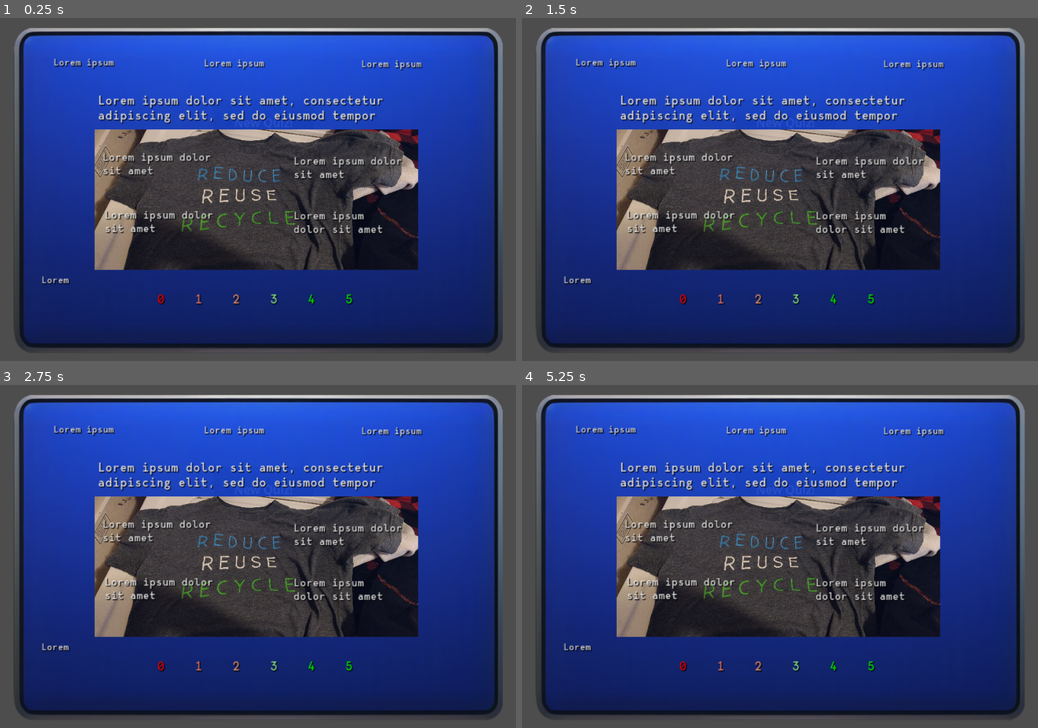
Above: before the commit, frames 1-4 (two rows, left to right).
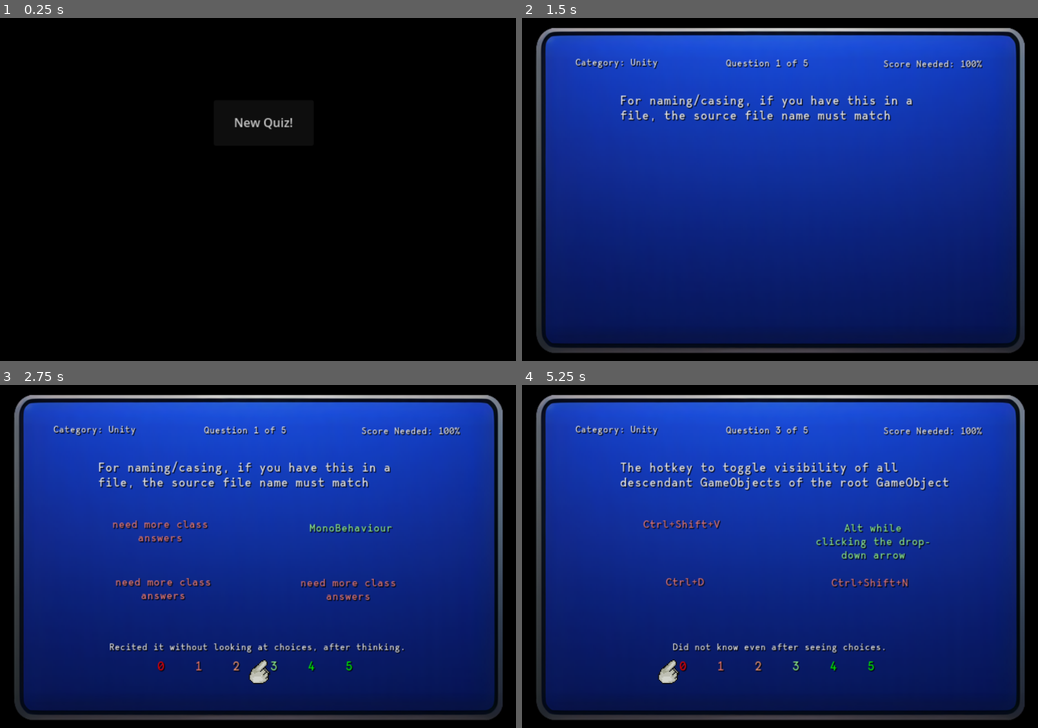
Above: after the commit, the same moments.

Repository: auburnbit/mificat
Game: Godot game, scene res://main.tscn
The game is run twice, just before and just after one commit, with the same random seed, the same clock (stepped at 60 frames per second) and the same inputs.
Inputs (mouse positions are in pixels of both pictures, inside the frame that each line leads up to):
- Up to frame 1 (0.25 s): no input
- Up to frame 2 (1.5 s): click "New Quiz!" at 0.5 s; click (785, 124) at 1.25 s, where only the run before the commit has a clickable "New Quiz!"
- Up to frame 3 (2.75 s): tap Enter (ui_accept) at 2, 2.27 s; hold Right (ui_right) from 2.03 s (still down)
- Up to frame 4 (5.25 s): tap Enter (ui_accept) at 2.75, 3.02, 3.5, 4.25, 4.52, 5 s; release Right (ui_right) at 2.78 s; hold Down (ui_down) 2.78-3.53 s; hold Right (ui_right) 3.53-4.28 s; hold Up (ui_up) 4.28-5.03 s; hold Left (ui_left) from 5.03 s (still down)

The runs differ from the first frame. In frame 1, 99% of the frame differs, in the area x 0-100%, y 0-100%; in frame 2, 39%; in frame 3, 40%; in frame 4, 40%.
Error before the commit: Parse Error: Preload file "user://save.tres" does not exist. (res://CardDict.gd:3)

Commit message:
using res instead of user

Diff:
--- a/Quiz Program 2.0/CardDict.gd
+++ b/Quiz Program 2.0/CardDict.gd
@@ -1,6 +1,7 @@
 extends Node
 
-var save_data = preload("user://save.tres")
+var save_data = preload("res://save.tres")
+#var save_data = SaveData.new()
 var dict = save_data.dict
 
 var all_keys_array = []
--- a/Quiz Program 2.0/SaveData.gd
+++ b/Quiz Program 2.0/SaveData.gd
@@ -1,7 +1,7 @@
 extends Resource
 class_name SaveData
 
-const PATH = "user://save.tres"
+const PATH = "res://save.tres"
 
 @export var dict : Dictionary
 
--- a/Quiz Program 2.0/main.tscn
+++ b/Quiz Program 2.0/main.tscn
@@ -3,7 +3,7 @@
 [ext_resource type="FontFile" uid="uid://qadonlh0s2l4" path="res://fonts/BergenMono-Webfont/BergenMono-Regular.woff2" id="1_i8h4u"]
 [ext_resource type="Texture2D" uid="uid://dwx2ape03p53" path="res://images/dialog_box.png" id="2_ui8gs"]
 [ext_resource type="Script" path="res://Card.gd" id="4_0muy6"]
-[ext_resource type="Texture2D" uid="uid://cnplrlaigkw62" path="res://card_images/11.jpg" id="4_32ftp"]
+[ext_resource type="Texture2D" uid="uid://dukfcxq5jofxw" path="res://card_images/no_image.jpg" id="4_gduu4"]
 [ext_resource type="Script" path="res://Quiz.gd" id="4_yynlu"]
 [ext_resource type="Texture2D" uid="uid://cipnyyd3hxbxe" path="res://images/cursor.png" id="5_cgou4"]
 [ext_resource type="Script" path="res://ExternalFlags.gd" id="5_ewg4j"]
@@ -93,11 +93,12 @@
 text = "Lorem ipsum dolor sit amet, consectetur adipiscing elit, sed do eiusmod tempor incididunt ut labore et dolore magna aliqua. Ut enim ad"
 
 [node name="ImagePrompt" type="TextureRect" parent="Prompt/PromptLabel"]
+layout_mode = 0
 offset_left = 57.0
 offset_top = 50.0
 offset_right = 487.0
 offset_bottom = 237.0
-texture = ExtResource("4_32ftp")
+texture = ExtResource("4_gduu4")
 expand_mode = 1
 stretch_mode = 6
 
--- /dev/null
+++ b/Quiz Program 2.0/save.tres
@@ -0,0 +1,164 @@
+[gd_resource type="Resource" script_class="SaveData" load_steps=2 format=3]
+
+[ext_resource type="Script" path="res://SaveData.gd" id="1_ht2ss"]
+
+[resource]
+script = ExtResource("1_ht2ss")
+dict = {
+0: {
+"Answer": "2021.3",
+"AnswerType": "number",
+"Category": "Unity",
+"Image": "none",
+"InChurn": false,
+"Prompt": "LTS Unity release as of March 3rd, 2023",
+"QuestionType": "multiple choice",
+"RepsAtLeast3": 0,
+"RepsAtLeast4": 0,
+"RepsAtLeast5": 0,
+"TimeLeftChurn": 53
+},
+1: {
+"Answer": "Ctrl+Shift+N",
+"AnswerType": "hotkey",
+"Category": "Unity",
+"Image": "none",
+"InChurn": false,
+"Prompt": "The hotkey to create a new empty GameObject",
+"QuestionType": "multiple choice",
+"RepsAtLeast3": 0,
+"RepsAtLeast4": 0,
+"RepsAtLeast5": 0,
+"TimeLeftChurn": 73
+},
+2: {
+"Answer": "Alt while clicking the drop-down arrow",
+"AnswerType": "hotkey",
+"Category": "Unity",
+"Image": "none",
+"InChurn": false,
+"Prompt": "The hotkey to toggle visibility of all descendant GameObjects of the root GameObject",
+"QuestionType": "multiple choice",
+"RepsAtLeast3": 0,
+"RepsAtLeast4": 0,
+"RepsAtLeast5": 0,
+"TimeLeftChurn": 68
+},
+3: {
+"Answer": "Ctrl+D",
+"AnswerType": "hotkey",
+"Category": "Unity",
+"Image": "none",
+"InChurn": false,
+"Prompt": "The hotkey to duplicate GameObjects",
+"QuestionType": "multiple choice",
+"RepsAtLeast3": 0,
+"RepsAtLeast4": 0,
+"RepsAtLeast5": 0,
+"TimeLeftChurn": 46
+},
+4: {
+"Answer": "Ctrl+Shift+V",
+"AnswerType": "hotkey",
+"Category": "Unity",
+"Image": "none",
+"InChurn": false,
+"Prompt": "The hotkey to paste a GameObject as a child",
+"QuestionType": "multiple choice",
+"RepsAtLeast3": 0,
+"RepsAtLeast4": 0,
+"RepsAtLeast5": 0,
+"TimeLeftChurn": 42
+},
+5: {
+"Answer": "PascalCase",
+"AnswerType": "formatting",
+"Category": "Unity",
+"Image": "none",
+"InChurn": false,
+"Prompt": "For naming/casing, use this unless noted otherwise",
+"QuestionType": "multiple choice",
+"RepsAtLeast3": 0,
+"RepsAtLeast4": 0,
+"RepsAtLeast5": 0,
+"TimeLeftChurn": 47
+},
+6: {
+"Answer": "camelCase",
+"AnswerType": "formatting",
+"Category": "Unity",
+"Image": "none",
+"InChurn": false,
+"Prompt": "For naming/casing local/private variables and parameters, use this",
+"QuestionType": "multiple choice",
+"RepsAtLeast3": 0,
+"RepsAtLeast4": 0,
+"RepsAtLeast5": 0,
+"TimeLeftChurn": 45
+},
+7: {
+"Answer": "snake_case, kebab-case, and Hungarian notation",
+"AnswerType": "formatting",
+"Category": "Unity",
+"Image": "none",
+"InChurn": false,
+"Prompt": "For naming/casing, avoid these",
+"QuestionType": "multiple choice",
+"RepsAtLeast3": 0,
+"RepsAtLeast4": 0,
+"RepsAtLeast5": 0,
+"TimeLeftChurn": 242
+},
+8: {
+"Answer": "MonoBehaviour",
+"AnswerType": "class",
+"Category": "Unity",
+"Image": "none",
+"InChurn": false,
+"Prompt": "For naming/casing, if you have this in a file, the source file name must match",
+"QuestionType": "multiple choice",
+"RepsAtLeast3": 0,
+"RepsAtLeast4": 0,
+"RepsAtLeast5": 0,
+"TimeLeftChurn": 54
+},
+9: {
+"Answer": "K&R or Allman",
+"AnswerType": "formatting",
+"Category": "Unity",
+"Image": "none",
+"InChurn": false,
+"Prompt": "For formatting, choose one of these for braces",
+"QuestionType": "multiple choice",
+"RepsAtLeast3": 0,
+"RepsAtLeast4": 0,
+"RepsAtLeast5": 0,
+"TimeLeftChurn": 14
+},
+10: {
+"Answer": "80 and 120",
+"AnswerType": "number",
+"Category": "Unity",
+"Image": "none",
+"InChurn": false,
+"Prompt": "For formatting, choose a max line width in the range of this many characters",
+"QuestionType": "multiple choice",
+"RepsAtLeast3": 0,
+"RepsAtLeast4": 0,
+"RepsAtLeast5": 0,
+"TimeLeftChurn": 2
+},
+11: {
+"Answer": "true",
+"AnswerType": "number",
+"Category": "Laundry",
+"Image": "11.jpg",
+"InChurn": false,
+"Prompt": "These are pajamas.",
+"QuestionType": "true or false",
+"RepsAtLeast3": 0,
+"RepsAtLeast4": 0,
+"RepsAtLeast5": 0,
+"TimeLeftChurn": 1
+}
+}
